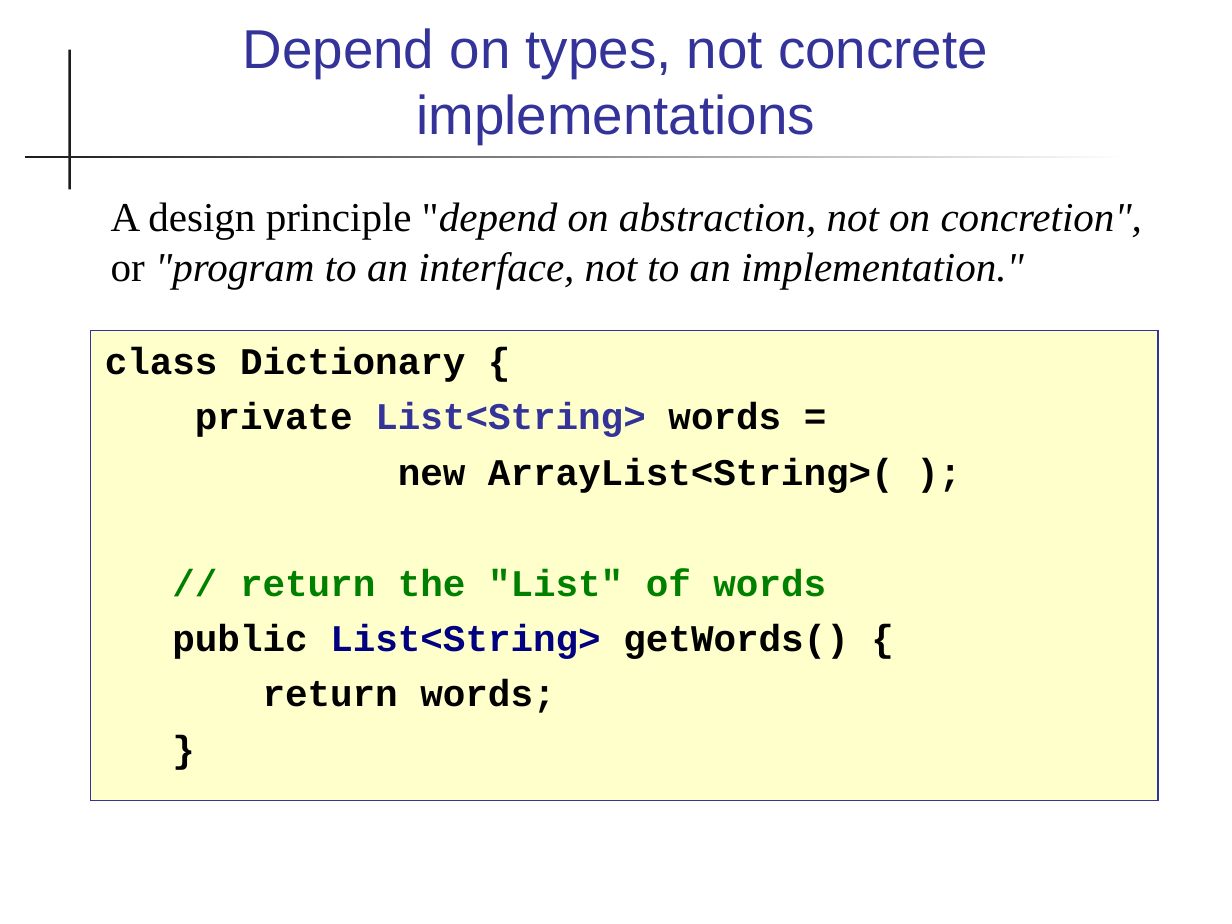
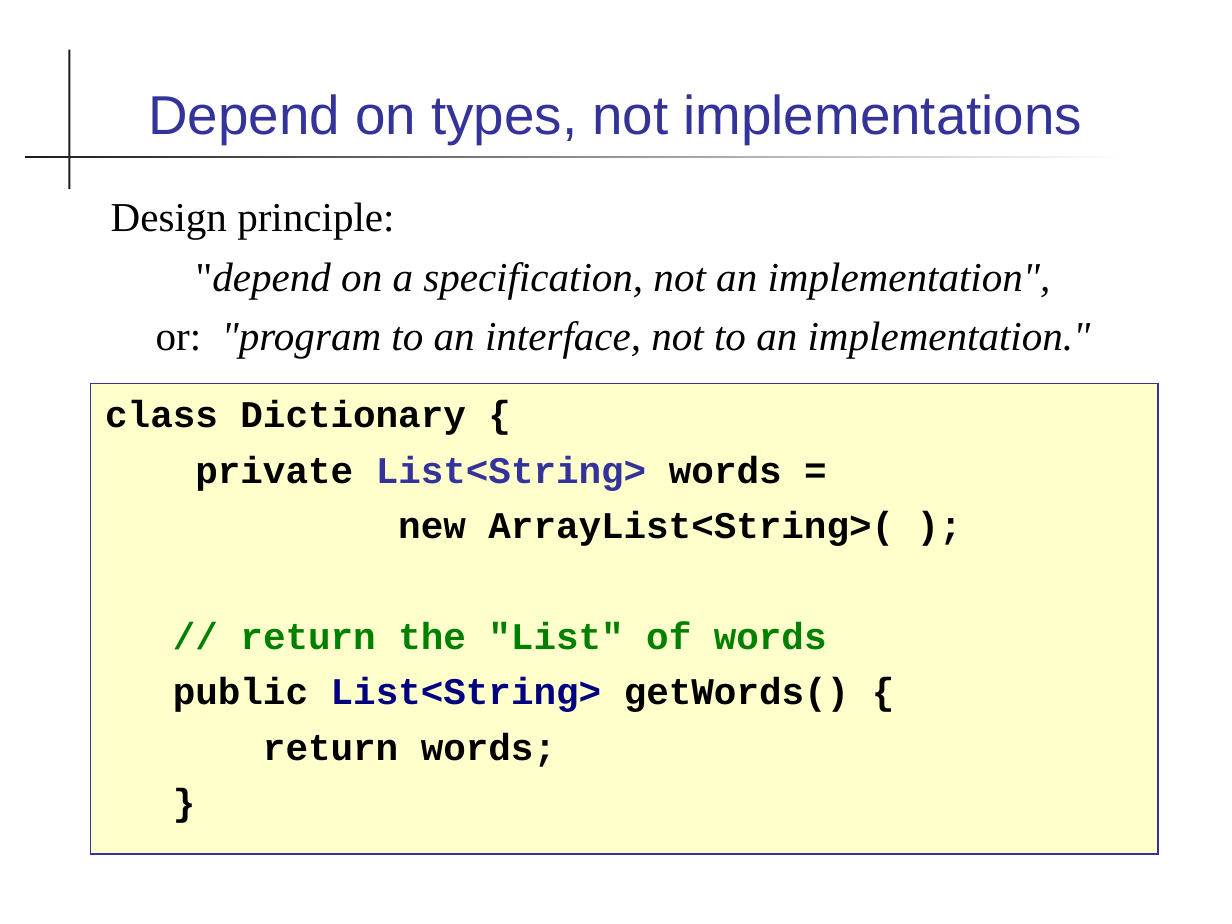
Before and after one commit to skeoop/skeoop.github.io, a slide deck: slide 10 of collections/Collections.ppt (slide 12 before the commit). Drawn at 1232x924 pixels with LibreOffice and Linux fonts; fonts in the diff are those of the drawing. Boxes give left, top, right and bottom in pixels: in the first picture for what was removed or moved away, otherwise in the second. Text is boxed around its words. In the diff, an @@ line names an element or a change of style, - is before the commit and + after.

```diff
--- a/collections/Collections.ppt
+++ b/collections/Collections.ppt
@@ title at (x1=148, y1=94, x2=1083, y2=144): text changed @@
-Depend on types, not concrete implementations
+Depend on types, not implementations
@@ text at (x1=111, y1=202, x2=1091, y2=358): text changed @@
-A design principle "depend on abstraction, not on concretion", or "program to an interface, not to an implementation."
+Design principle:
+"depend on a specification, not an implementation",
+or: "program to an interface, not to an implementation."
@@ text "class Dictionary {" moved from (x1=91, y1=330, x2=1158, y2=801) to (x1=91, y1=383, x2=1158, y2=854) @@
```
Also in this commit, not shown: 17 other slides changed, 7 slides removed, 9 other files.
